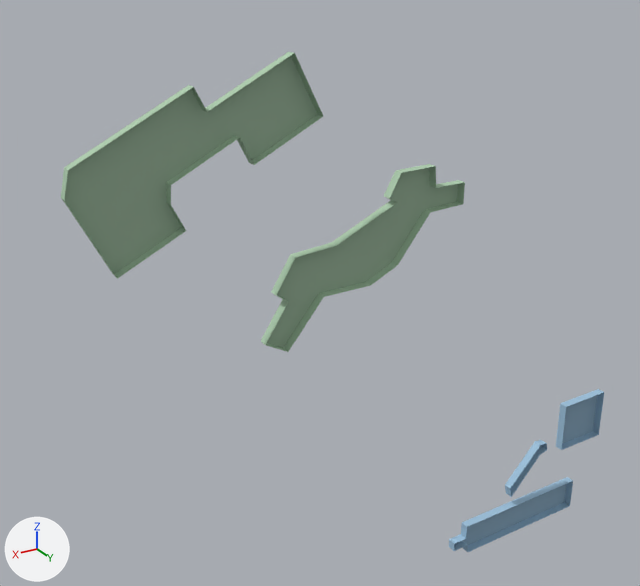
What one commit did to the OBJ model src/kickboard_sim/models/knu_campus/meshes/buildings_k05.obj.
Before and after are seen from a 50 mm camera at (466.0, 231.0, -79.0) aimed at (315.0, -21.0, -204.0). The axes (+X, +Y, +Z) are drawn at lower left. The lights are the same throughout. The older version comes first. Where no turn or scale is listed for an object, it has been applied to the vertices.

Script lines for the objects in view, before the commit:
```python
me_buildings_k05 = bpy.data.meshes.new('buildings_k05')
me_buildings_k05.from_pydata(...)  # 94 vertices, 131 faces; spans x 181.0..407.0, y -3.0..0.0, z -331.0..-116.0
# faces by material slot: [36, 12, 58, 25]
me_buildings_k05.materials.append(mat_zone4)  # blue #9dc1db
me_buildings_k05.materials.append(mat_roof4)  # blue #8aaac1
me_buildings_k05.materials.append(mat_zone3)  # pale green #aecdaf
me_buildings_k05.materials.append(mat_roof3)  # grey #99b49a
ob_buildings_k05 = bpy.data.objects.new('buildings_k05', me_buildings_k05)
ob_buildings_k05.location = (0.0, 0.0, 0.0)
```
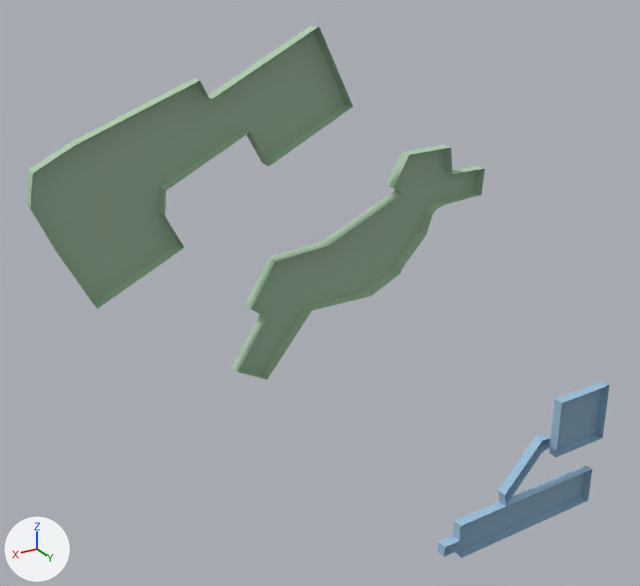
Pixel boxes (x1, y1, x2, y2) of what changed, in the pictures (640 x 586 px; the box of a moved part takes in the faces that stretch with it):
'buildings_k05', reshaped (8% wider, 6% taller)
    before: (61, 52, 604, 552)
    after: (26, 26, 610, 558)
part 1 of me_buildings_k05, moved or reshaped
    before: (449, 477, 573, 552)
    after: (438, 465, 592, 558)
part 2 of me_buildings_k05, moved or reshaped
    before: (505, 440, 547, 497)
    after: (498, 434, 551, 506)
part 3 of me_buildings_k05, moved or reshaped
    before: (556, 389, 604, 450)
    after: (549, 381, 610, 457)
part 4 of me_buildings_k05, rebuilt (24% wider, 25% taller)
    before: (261, 164, 465, 352)
    after: (232, 145, 485, 380)
part 5 of me_buildings_k05, rebuilt (25% wider, 25% taller)
    before: (61, 52, 323, 279)
    after: (26, 26, 353, 309)

Diff of the bpy script that builds the scene:
```diff
--- a/src/kickboard_sim/models/knu_campus/meshes/buildings_k05.obj.py
+++ b/src/kickboard_sim/models/knu_campus/meshes/buildings_k05.obj.py
@@ me_buildings_k05 @@
 # used by ob_buildings_k05; location = (0.0, 0.0, 0.0)
-me_buildings_k05.from_pydata(...)  # 94 vertices, 131 faces; spans x 181.0..407.0, y -3.0..0.0, z -331.0..-116.0
+me_buildings_k05.from_pydata(...)  # 112 vertices, 158 faces; spans x 178.0..416.0, y -4.0..0.0, z -333.0..-109.0
+# me_buildings_k05 part 1: the loose piece of 16 vertices spanning x 194.0..262.0, y -3.0..0.0, z -331.0..-316.0 is scaled about its middle by (1.25, 1.24, 1.25), then moved by (-3.0, 0.0, 0.0)
+# me_buildings_k05 part 2: the loose piece of 12 vertices spanning x 213.0..233.0, y -3.0..0.0, z -311.0..-289.0 is scaled about its middle by (1.25, 1.24, 1.25), then moved by (0.0, 0.0, -1.0)
+# me_buildings_k05 part 3: the loose piece of 8 vertices spanning x 181.0..204.0, y -3.0..0.0, z -296.0..-274.0 is scaled about its middle by (1.25, 1.24, 1.25)
+# me_buildings_k05 part 4: the loose piece of 34 vertices spanning x 269.0..349.0, y -3.0..0.0, z -212.0..-157.0 is rebuilt with 44 vertices and now spans x 261.0..359.0, y -4.0..0.0, z -220.0..-152.0
+# me_buildings_k05 part 5: the loose piece of 24 vertices spanning x 327.0..407.0, y -3.0..0.0, z -175.0..-116.0 is rebuilt with 32 vertices and now spans x 316.0..416.0, y -4.0..0.0, z -182.0..-109.0
 me_buildings_k05.materials.append(mat_zone4)
```
